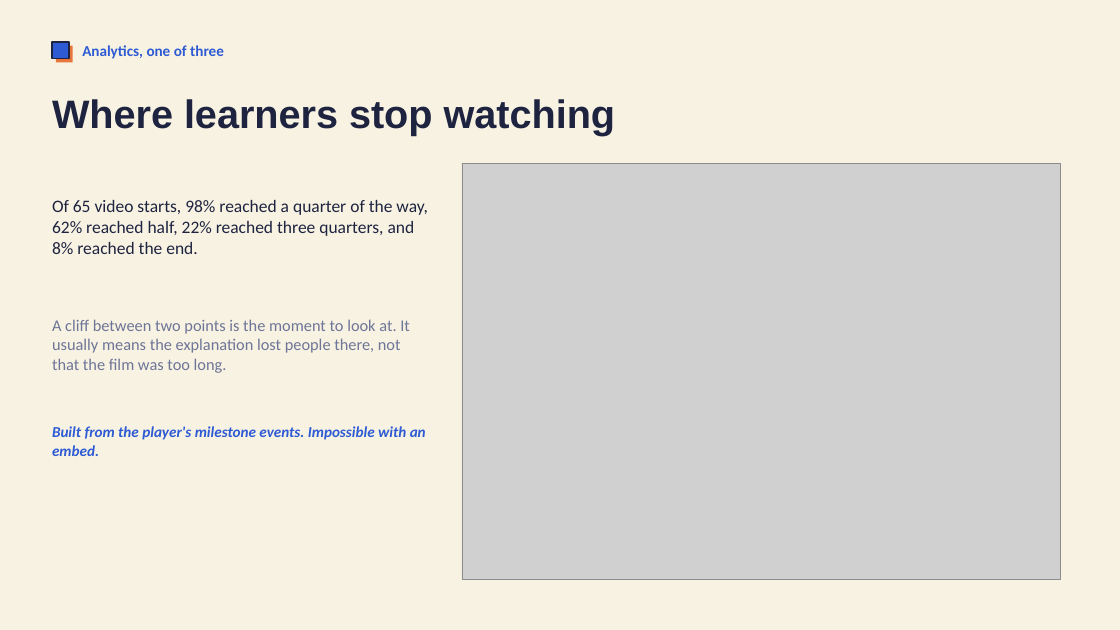
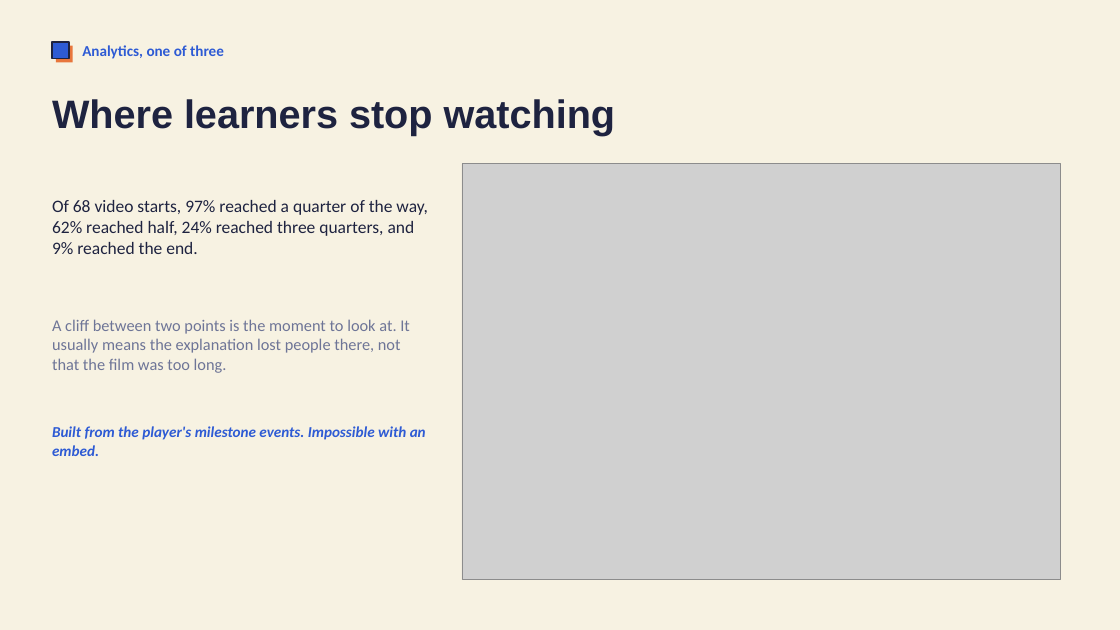
Before and after one commit to ndstab/lumen, a slide deck: slide 11 of docs/presentation.pptx. Drawn at 1120x630 pixels with LibreOffice and Linux fonts; fonts in the diff are those of the drawing; grey boxes stand for pictures. Boxes give left, top, right and bottom in pixels: in the first picture for what was removed or moved away, otherwise in the second. Text is boxed around its words. In the diff, an @@ line names an element or a change of style, - is before the commit and + after.

```diff
--- a/docs/presentation.pptx
+++ b/docs/presentation.pptx
@@ text at box(52, 200, 427, 254): text changed @@
-Of 65 video starts, 98% reached a quarter of the way, 62% reached half, 22% reached three quarters, and 8% reached the end.
+Of 68 video starts, 97% reached a quarter of the way, 62% reached half, 24% reached three quarters, and 9% reached the end.
```
Also in this commit, not shown: 8 other slides changed, 1 slide removed, 3 other files.
